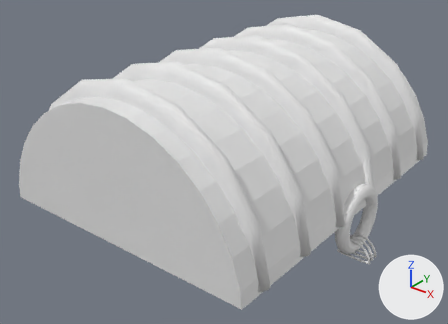
The Blender file Practicas/P2/BLENDER/CON_UV/cofrebueno.blend as it was, and as the next commit left it.
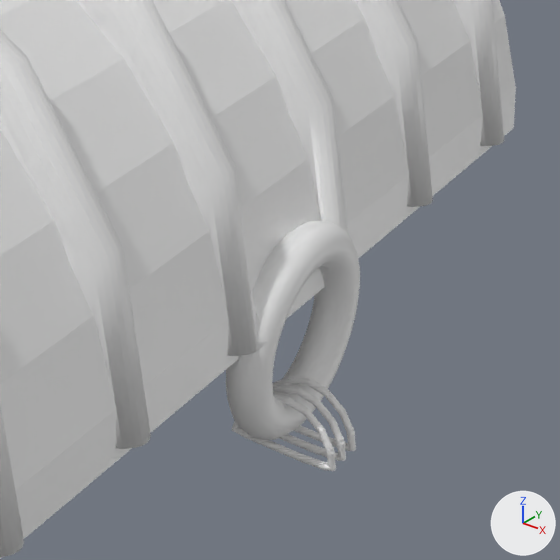
Old and new are each drawn whole from a 50 mm lens placed at (3.08, 2.95, 3.59), pointed at (0.0, 6.8, 1.2) and again close up on the part from 59% to 99% of the width and 35% to 90% of the height. Arrows for +X, +Y and +Z are at lower right; the lights stay in place. The last two pictures show the newer version.

The first close-up shows 'Tapadera'.
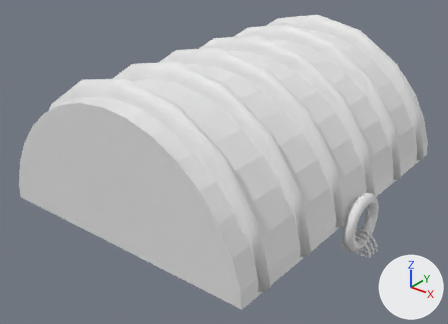
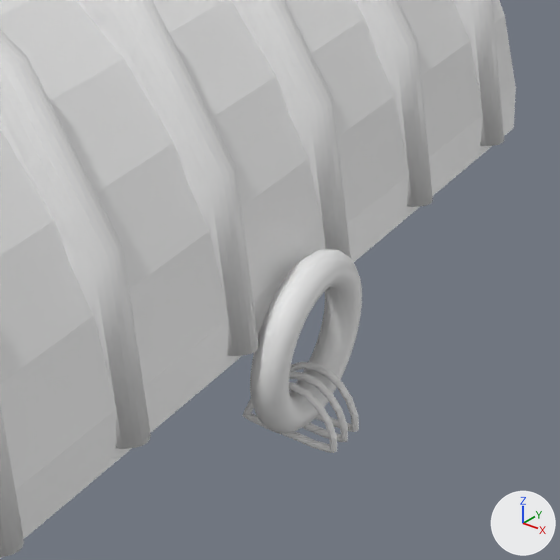
ob_formallavero is not drawn itself; it is used by a modifier of ob_llaveros.
ob_gancho is not drawn itself; it is used by a modifier of ob_tapadera.
ob_llaveros is not drawn itself; it is used by a modifier of ob_gancho.

Location of each change, [x1, y1, x2, y2] in pixels of the close-ups (560 x 560 px):
'Tapadera', reshaped, modifiers changed: [0, 0, 516, 559] in both

The edits, one by one:
Object 'FormaLlavero' (ob_formallavero) moves from (1.24, 7.026, 0.65) to (1.25, 7.026, 0.7).
Object 'FormaLlavero' (ob_formallavero) is rescaled from (0.2, 0.2, 0.2) to (0.18, 0.19, 0.19).
Object 'Gancho' (ob_gancho) moves from (1.199, 7.048, 0.95) to (1.25, 7.02, 0.95).
Object 'Gancho' (ob_gancho) is rescaled from (0.24, 0.24, 0.23) to (0.2, 0.2, 0.19).
Object 'Llaveros' (ob_llaveros) moves from (1.18, 6.967, 0.478) to (1.2, 6.97, 0.5).
Object 'Llaveros' (ob_llaveros) is rescaled from (0.01, 0.01, 0.681) to (0.01, 0.01, 0.511).
Object 'Llaveros' (ob_llaveros) has a ARRAY modifier named 'Repetir'.
On modifier 'Repetir' of object 'Llaveros' (ob_llaveros), relative_offset_displace goes from (0.0, 2.0, 0.0) to (0.0, 2.1, 0.0).
